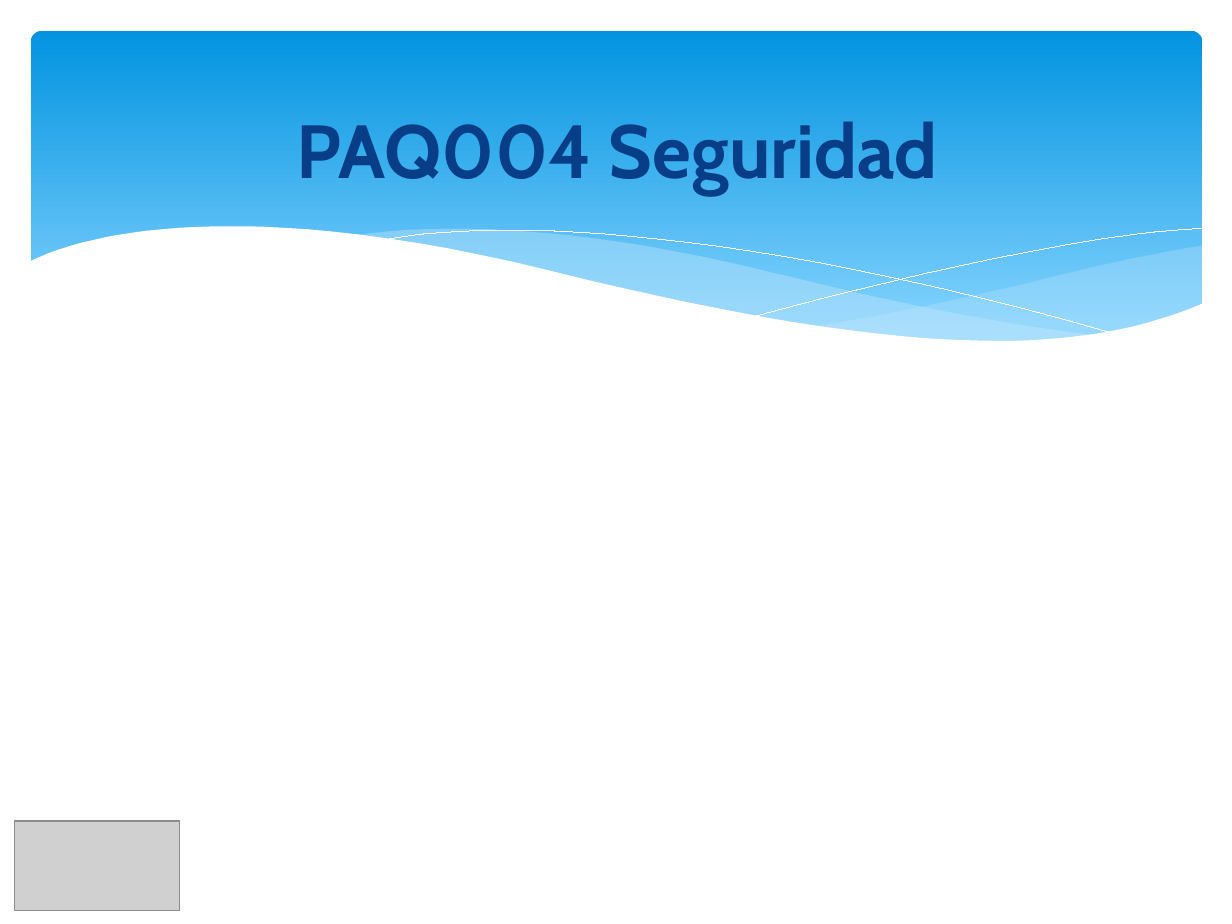
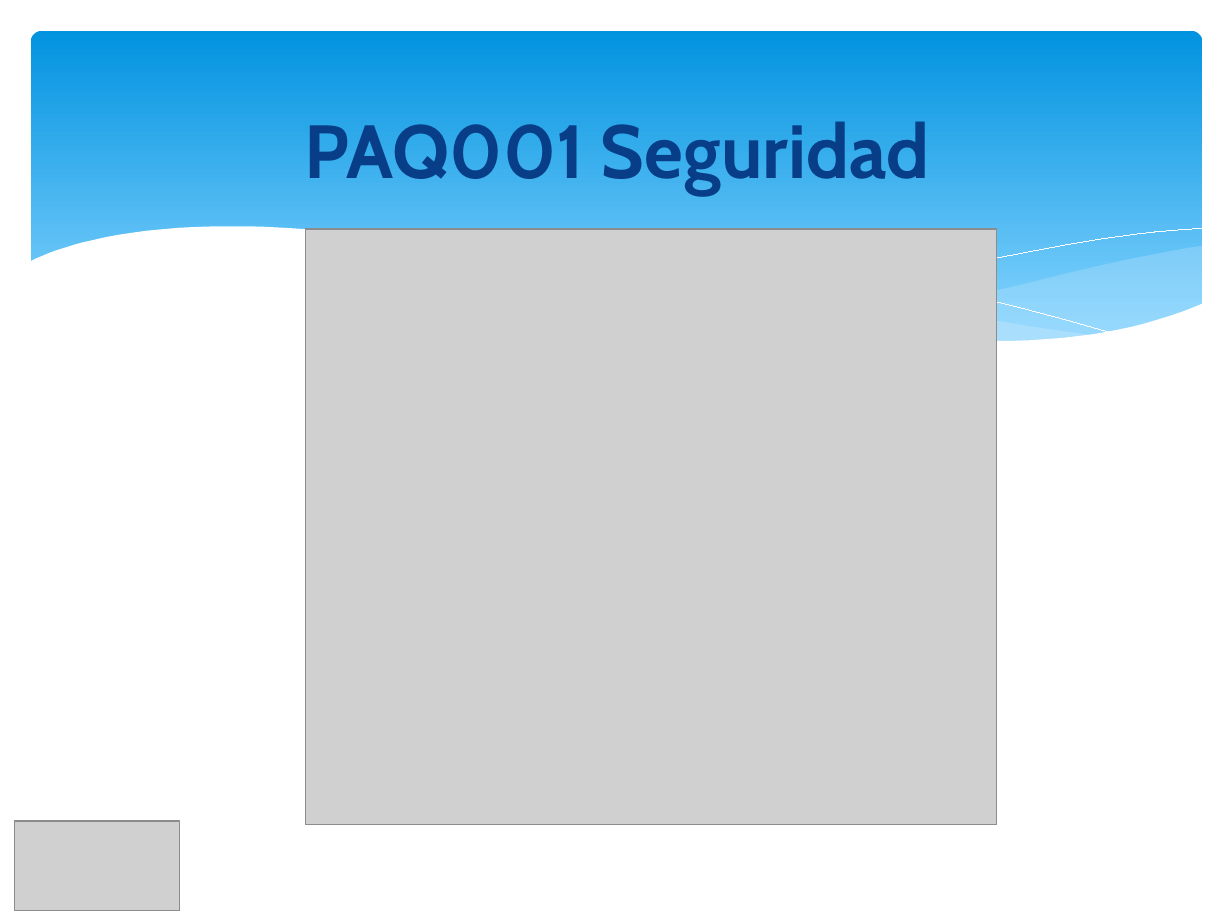
Before and after one commit to orlysemperfi/my-project-pi, a slide deck: slide 13 of PRESENTACION03-P2/PARCIAL/PPT PI2 PARCIAL.pptx (slide 15 before the commit). Drawn at 1232x924 pixels with LibreOffice and Linux fonts; fonts in the diff are those of the drawing; grey boxes stand for pictures. Boxes give left, top, right and bottom in pixels: in the first picture for what was removed or moved away, otherwise in the second. Text is boxed around its words. In the diff, an @@ line names an element or a change of style, - is before the commit and + after.

```diff
--- a/PRESENTACION03-P2/PARCIAL/PPT PI2 PARCIAL.pptx
+++ b/PRESENTACION03-P2/PARCIAL/PPT PI2 PARCIAL.pptx
@@ title at bbox=[305, 121, 930, 194]: text changed @@
-PAQ004 Seguridad
+PAQ001 Seguridad
@@ picture added at bbox=[306, 229, 997, 824] @@
```
Also in this commit, not shown: 11 other slides changed.
